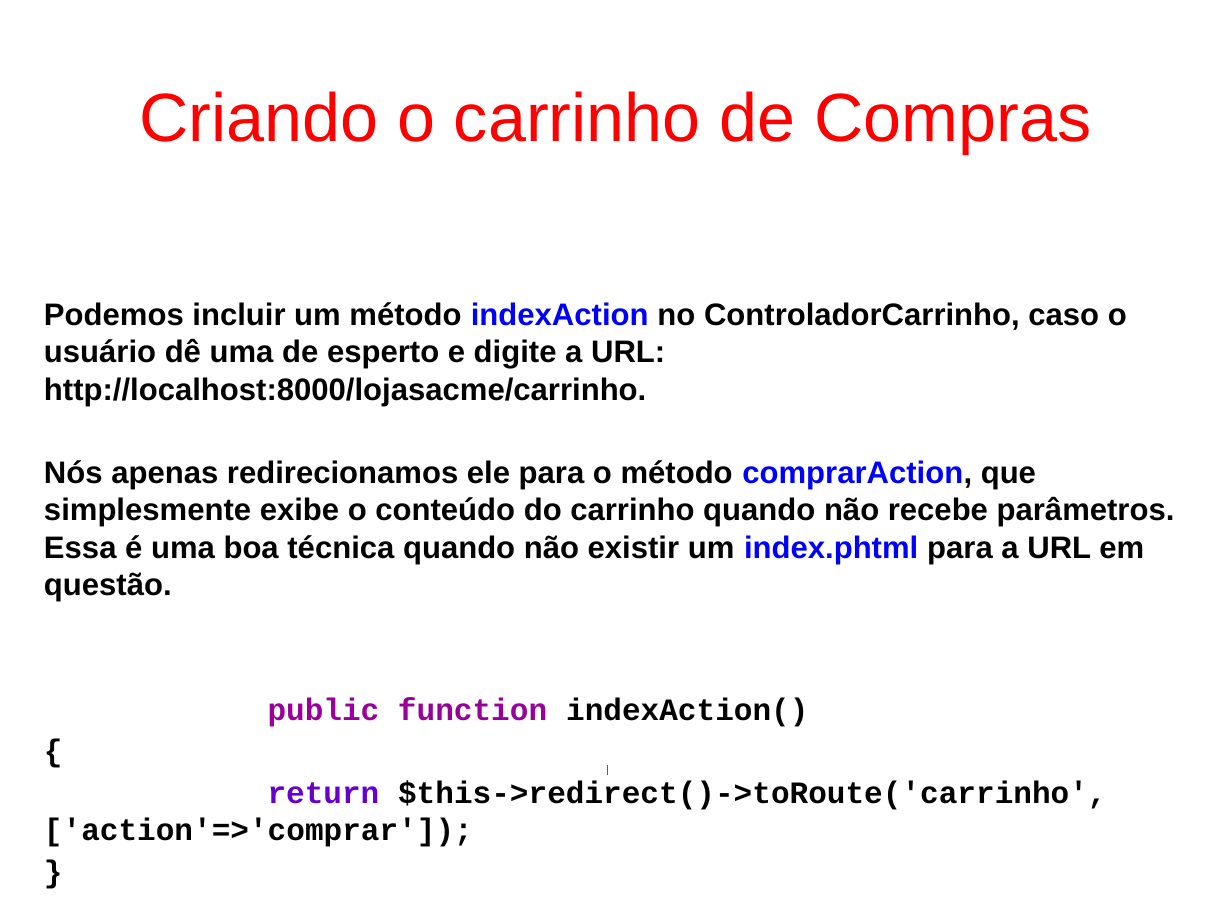
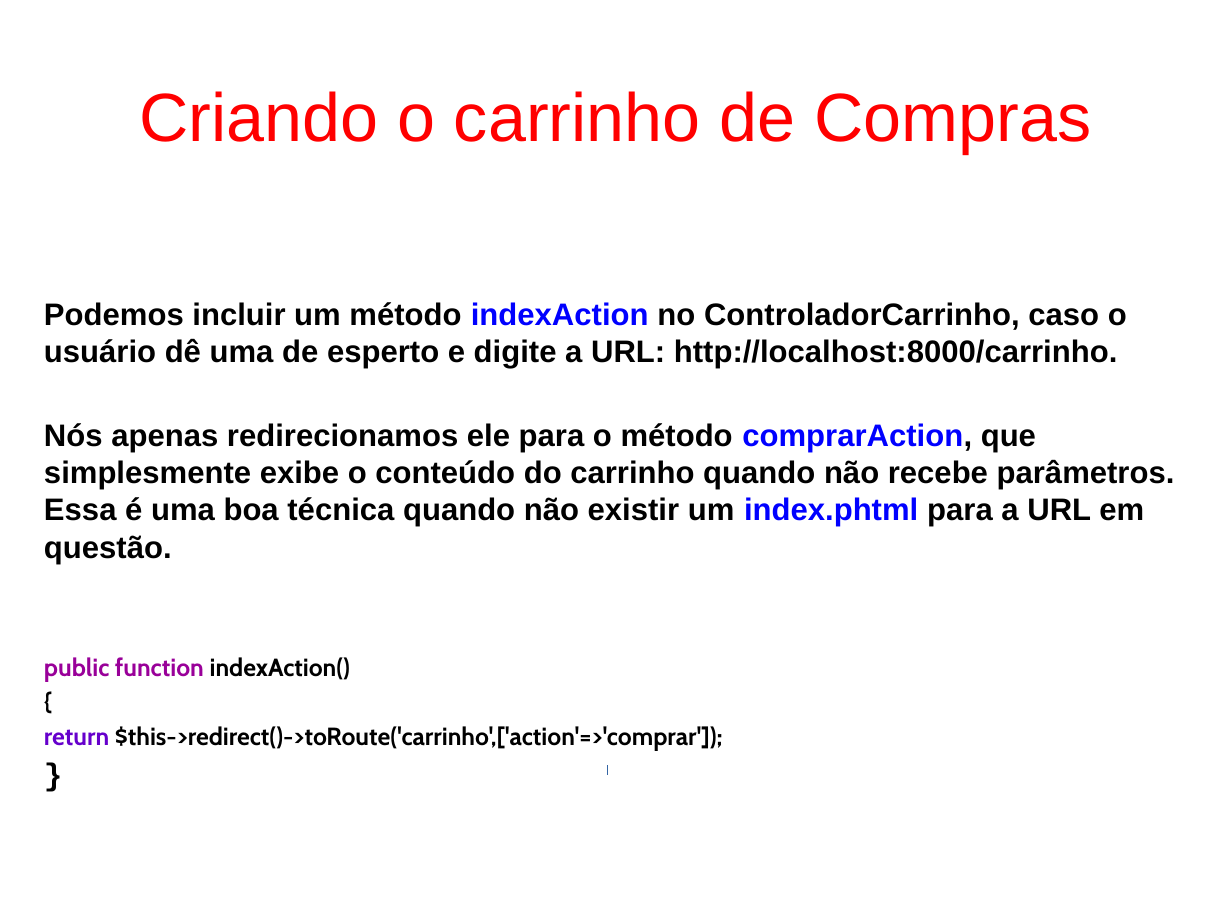
Before and after one commit to fgsl/lojasacme, a slide deck: slide 91 of docs/tutorial.odp. Drawn at 1232x924 pixels with LibreOffice and Linux fonts; fonts in the diff are those of the drawing. Boxes give left, top, right and bottom in pixels: in the first picture for what was removed or moved away, otherwise in the second. Text is boxed around its words. In the diff, an @@ line names an element or a change of style, - is before the commit and + after.

Commit message:
Implementar o método acessar da classe IndexController #55

```diff
--- a/docs/tutorial.odp
+++ b/docs/tutorial.odp
@@ text at [44,302,1127,369]: text changed @@
-Podemos incluir um método indexAction no ControladorCarrinho, caso o usuário dê uma de esperto e digite a URL: http://localhost:8000/lojasacme/carrinho.
+Podemos incluir um método indexAction no ControladorCarrinho, caso o usuário dê uma de esperto e digite a URL: http://localhost:8000/carrinho.
@@ text at [44,657,723,750]: size 20 to 16 pt, font Courier New to Cabin in "public function indexAction()", "{", "return $this->redirect()->toRoute('carrinho',['action'=>'com ..." @@
```
Also in this commit, not shown: 24 other slides changed, 2 slides added, 7 slides removed, 5 other files.
